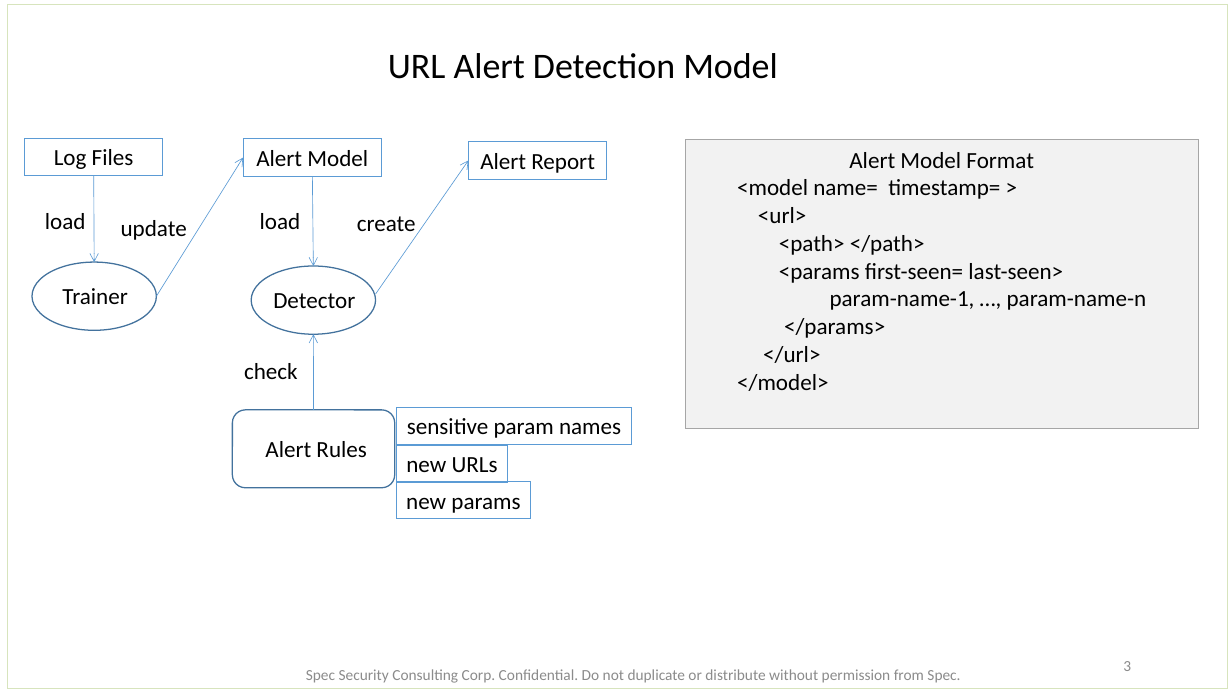
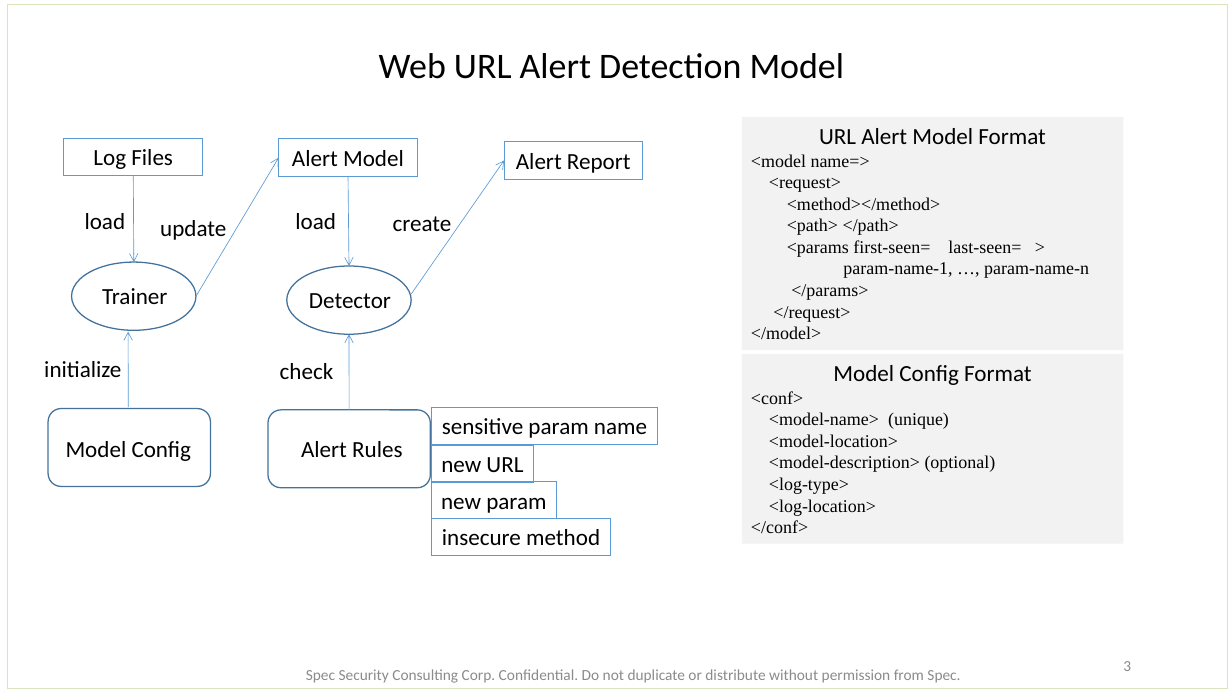
Before and after one commit to paulur/spec_sharp, a slide deck: slide 3 of doc/sharp-design-doc.pptx. Drawn at 1232x693 pixels with LibreOffice and Linux fonts; fonts in the diff are those of the drawing. Boxes give left, top, right and bottom in pixels: in the first picture for what was removed or moved away, otherwise in the second. Text is boxed around its words. In the diff, an @@ line names an element or a change of style, - is before the commit and + after.

Commit message:
add file folder's sub-folders complete url alert model design in ppt

```diff
--- a/doc/sharp-design-doc.pptx
+++ b/doc/sharp-design-doc.pptx
@@ text at (379,53,844,79): text changed @@
-URL Alert Detection Model
+Web URL Alert Detection Model
@@ rectangle "URL Alert Model Format": place and size @@
-rectangle "URL Alert Model Format" at (685,140,1199,429)
+rectangle "URL Alert Model Format" at (742,116,1124,349)
@@ rectangle "URL Alert Model Format" at (742,116,1124,349): vertical alignment middle to top; outline #A6A6A6 0.75 pt to none @@
@@ text in rectangle at (751,128,1045,210): text changed; size 18 to 14 pt; font Calibri to Times New Roman @@
-Alert Model Format
-<model name= timestamp= >
-<url>
+URL Alert Model Format
+<model name=>
+<request>
+<method></method>
@@ 2 rectangles, 2 texts, 1 ellipse, 1 arrow: place and size @@
-2 rectangles, 2 texts, 1 ellipse, 1 arrow at (24,138,187,331)
+2 rectangles, 2 texts, 1 ellipse, 1 arrow at (64,138,226,331)
@@ arrow moved from (156, 297) - (243, 158) to (196, 297) - (279, 158) @@
@@ 4 texts, 3 rectangles, 3 arrows, 1 ellipse, 1 rounded rectangle: place and size @@
-4 texts, 3 rectangles, 3 arrows, 1 ellipse, 1 rounded rectangle at (232,139,607,488)
+4 texts, 3 rectangles, 3 arrows, 1 ellipse, 1 rounded rectangle at (268,139,643,488)
@@ text in rectangle at (751,218,1089,339): size 18 to 14 pt, font Calibri to Times New Roman in "<path> </path>", "param-name-1, …, param-name-n", "</params>", "</model>" @@
@@ text in rectangle at (787,240,1021,257): text changed; size 18 to 14 pt; font Calibri to Times New Roman @@
-<params first-seen= last-seen>
+<params first-seen= last-seen= >
@@ text in rectangle at (773,306,850,322): text changed; size 18 to 14 pt; font Calibri to Times New Roman @@
-</url>
+</request>
@@ arrow added from (128, 408) to (128, 332), #5B9BD5 0.5 pt @@
@@ rectangle added at (742,354,1124,543), fill #F2F2F2, 14 pt, text #000000 @@
+Model Config Format
+<conf>
+<model-name> (unique)
+<model-location>
+<model-description> (optional)
+<log-type>
+<log-location>
+</conf>
@@ text added at (44,361,121,377), 18 pt, text #000000 @@
+initialize
@@ rounded rectangle added at (48,409,211,486), fill #FFFFFF, outline #43739E 1 pt @@
@@ rectangle "sensitive param name": place and size @@
-rectangle "sensitive param name" at (396,408,632,445)
+rectangle "sensitive param name" at (432,408,658,445)
@@ text in rectangle at (442,418,647,438): text changed @@
-sensitive param names
+sensitive param name
@@ text added at (66,441,192,461), 18 pt, text #000000 @@
+Model Config
@@ rectangle "new URL": place and size @@
-rectangle "new URL" at (396,445,507,482)
+rectangle "new URL" at (432,445,533,482)
@@ text in rectangle at (441,457,523,472): text changed @@
-new URLs
+new URL
@@ rectangle "new param": place and size @@
-rectangle "new param" at (396,482,531,518)
+rectangle "new param" at (432,482,557,518)
@@ text in rectangle at (441,497,546,513): text changed @@
-new params
+new param
@@ rectangle added at (432,518,611,555), outline #5B9BD5 0.75 pt, 18 pt, text #000000 @@
+insecure method
```
Also in this commit, not shown: 9 other files.
